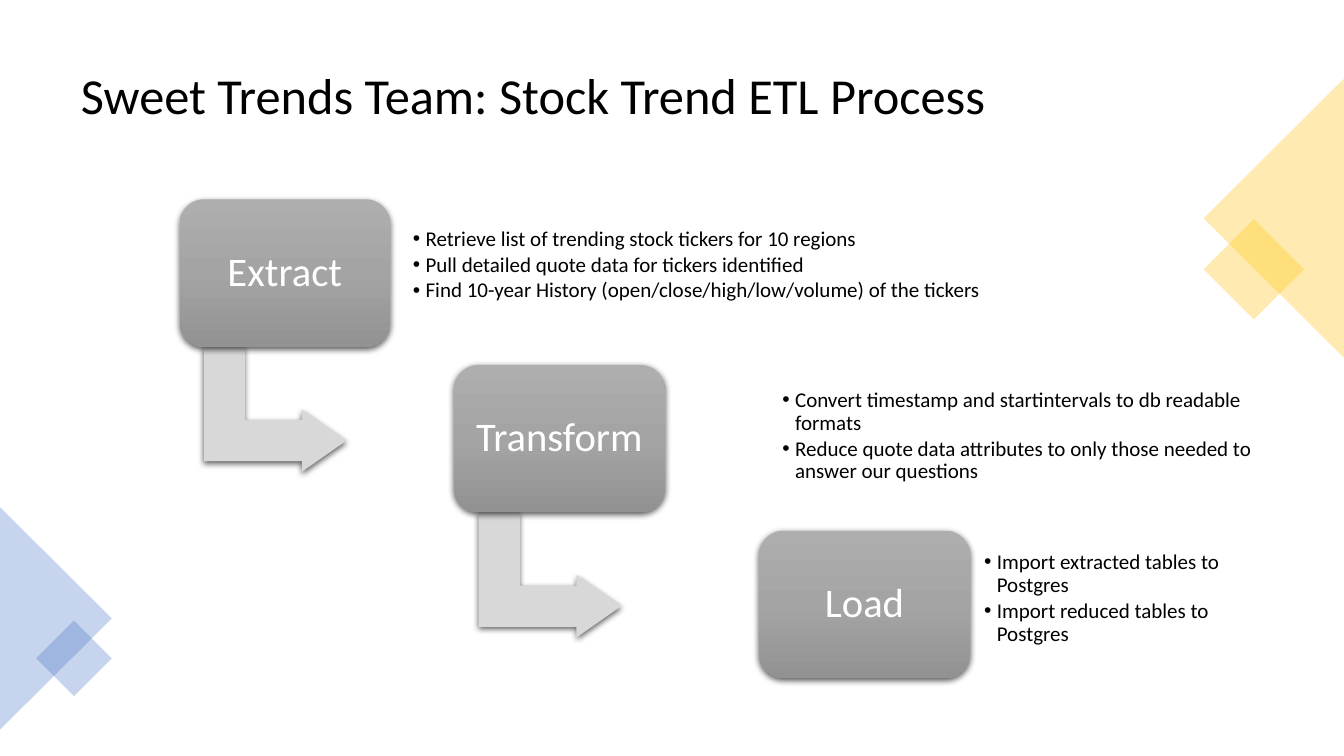
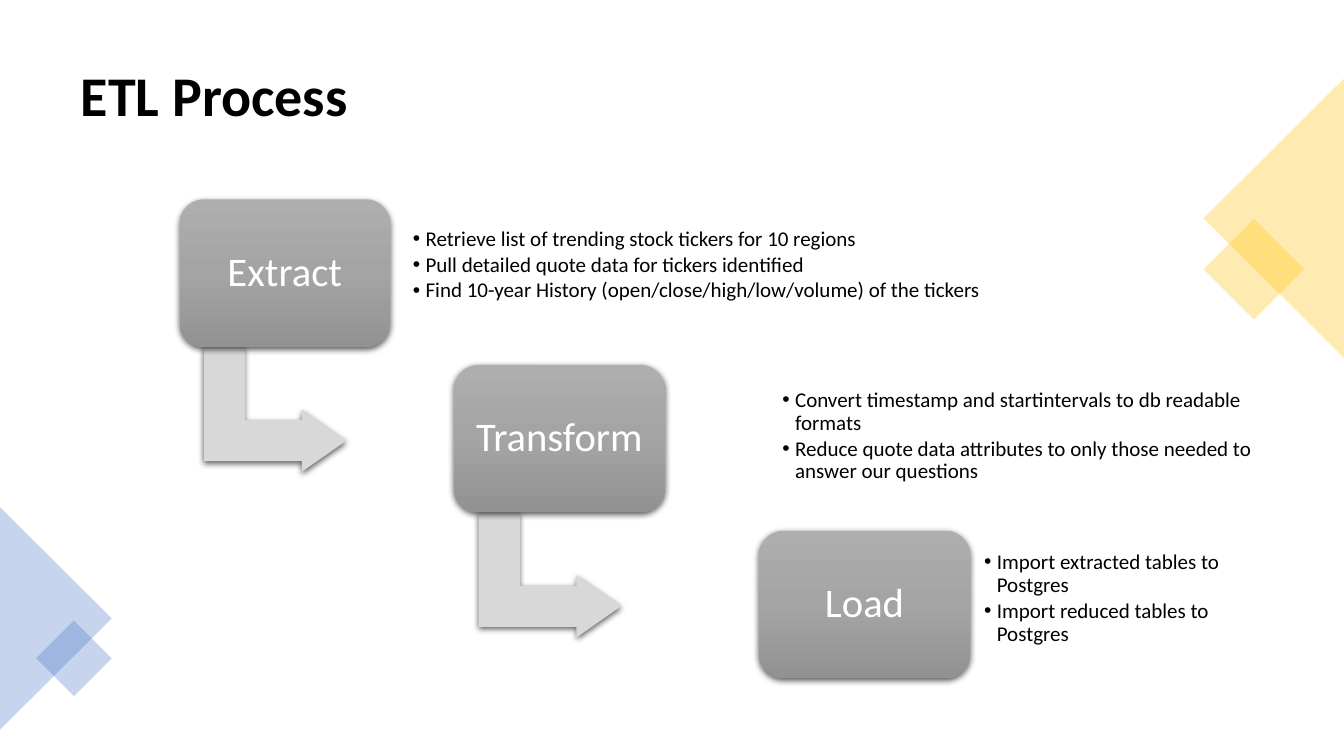
Before and after one commit to V-Villagomez/ETL-Stock-Trends, a slide deck: slide 4 of diagrams/Stock Trends ETL Process.pptx (slide 1 before the commit). Drawn at 1344x756 pixels with LibreOffice and Linux fonts; fonts in the diff are those of the drawing. Boxes give left, top, right and bottom in pixels: in the first picture for what was removed or moved away, otherwise in the second. Text is boxed around its words. In the diff, an @@ line names an element or a change of style, - is before the commit and + after.

```diff
--- a/diagrams/Stock Trends ETL Process.pptx
+++ b/diagrams/Stock Trends ETL Process.pptx
@@ title at box(81, 79, 347, 117): text changed; size 36 to 40 pt; bold on @@
-Sweet Trends Team: Stock Trend ETL Process
+ETL Process
```
Also in this commit, not shown: 3 other slides changed, 7 slides added, 1 other file.
